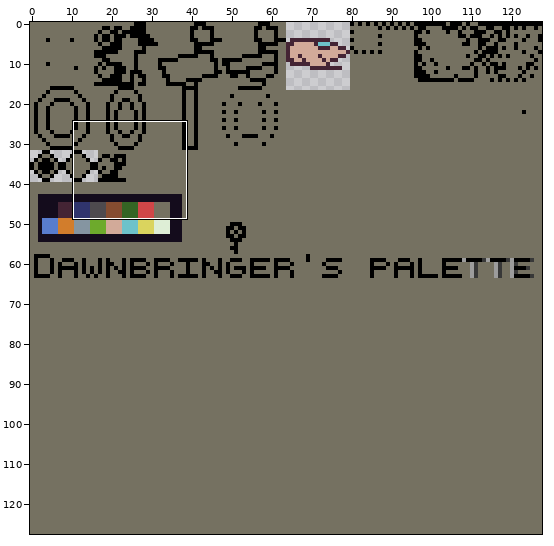
Sprite sheet: public/sprites.png. The picture above shows the old version from afar; the outline marks the close-up.
Close-up. Before the commit:
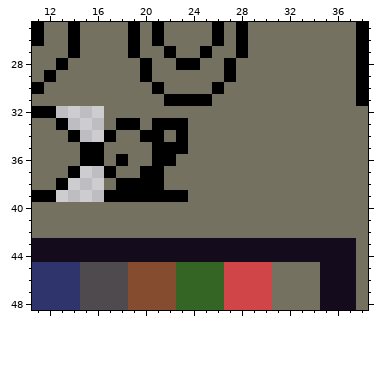
The file is 128x128 pixels. Shown: x 11..38, y 25..48.
The result:
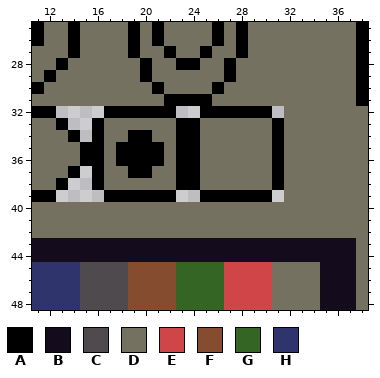
Palette (. is transparent): A #000000  B #140c1c  C #4e4a4e  D #757161  E #d04648  F #854c30  G #346524  H #30346d
From old to new:
@@ x 11..38 @@
 31 DDDDDDDDDDDAAAADDDDDDDDDDDDA
-32 AA....DDDDDDDDDDDDDDDDDDDDDD
-33 DDA...DAADAAADDDDDDDDDDDDDDD
-34 DDDA..ADDAADADDDDDDDDDDDDDDD
-35 DDDDAADDDDAAADDDDDDDDDDDDDDD
-36 DDDDAADADDAADDDDDDDDDDDDDDDD
-37 DDDA..ADDAADDDDDDDDDDDDDDDDD
-38 DDA...DAAAADDDDDDDDDDDDDDDDD
-39 AA....AAAAAAADDDDDDDDDDDDDDD
+32 AA....AAAAAA..AAAAAA.DDDDDDD
+33 DDA..ADDDDDDAADDDDDDADDDDDDD
+34 DDDA.ADDAADDAADDDDDDADDDDDDD
+35 DDDDAADAAAADAADDDDDDADDDDDDD
+36 DDDDAADAAAADAADDDDDDADDDDDDD
+37 DDDA.ADDAADDAADDDDDDADDDDDDD
+38 DDA..ADDDDDDAADDDDDDADDDDDDD
+39 AA....AAAAAA..AAAAAA.DDDDDDD
 40 DDDDDDDDDDDDDDDDDDDDDDDDDDDD
Pixel boxes of the changes (left, top, right, bottom) in both close-ups:
changed: (92, 106, 284, 202)
